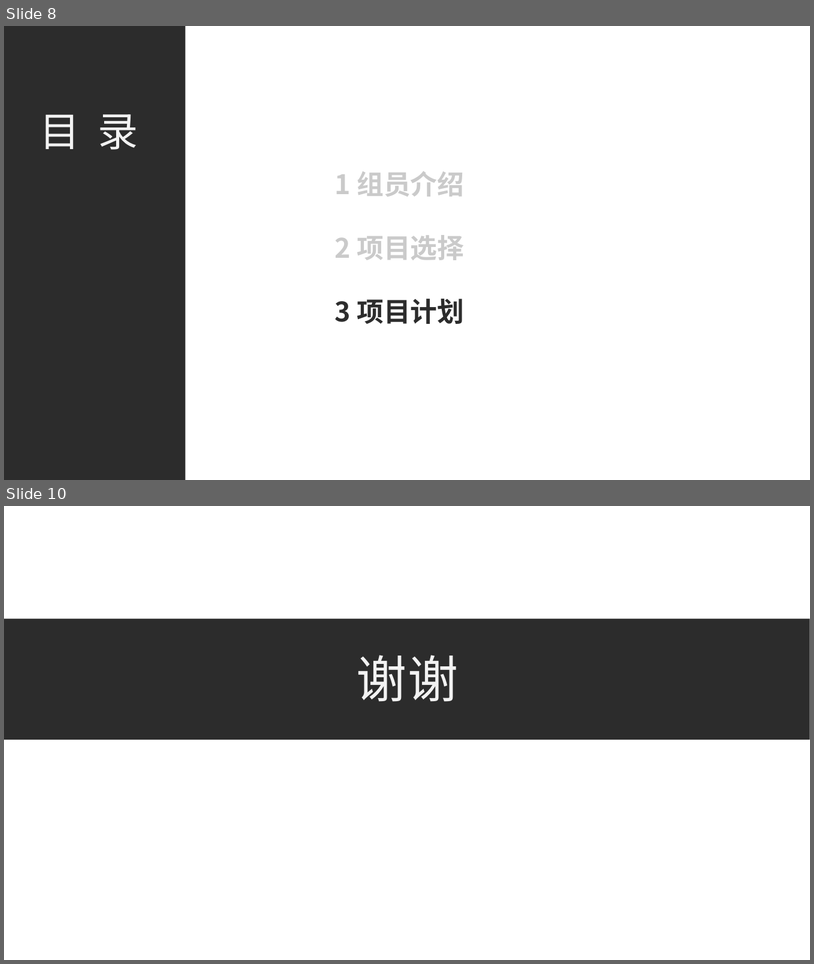
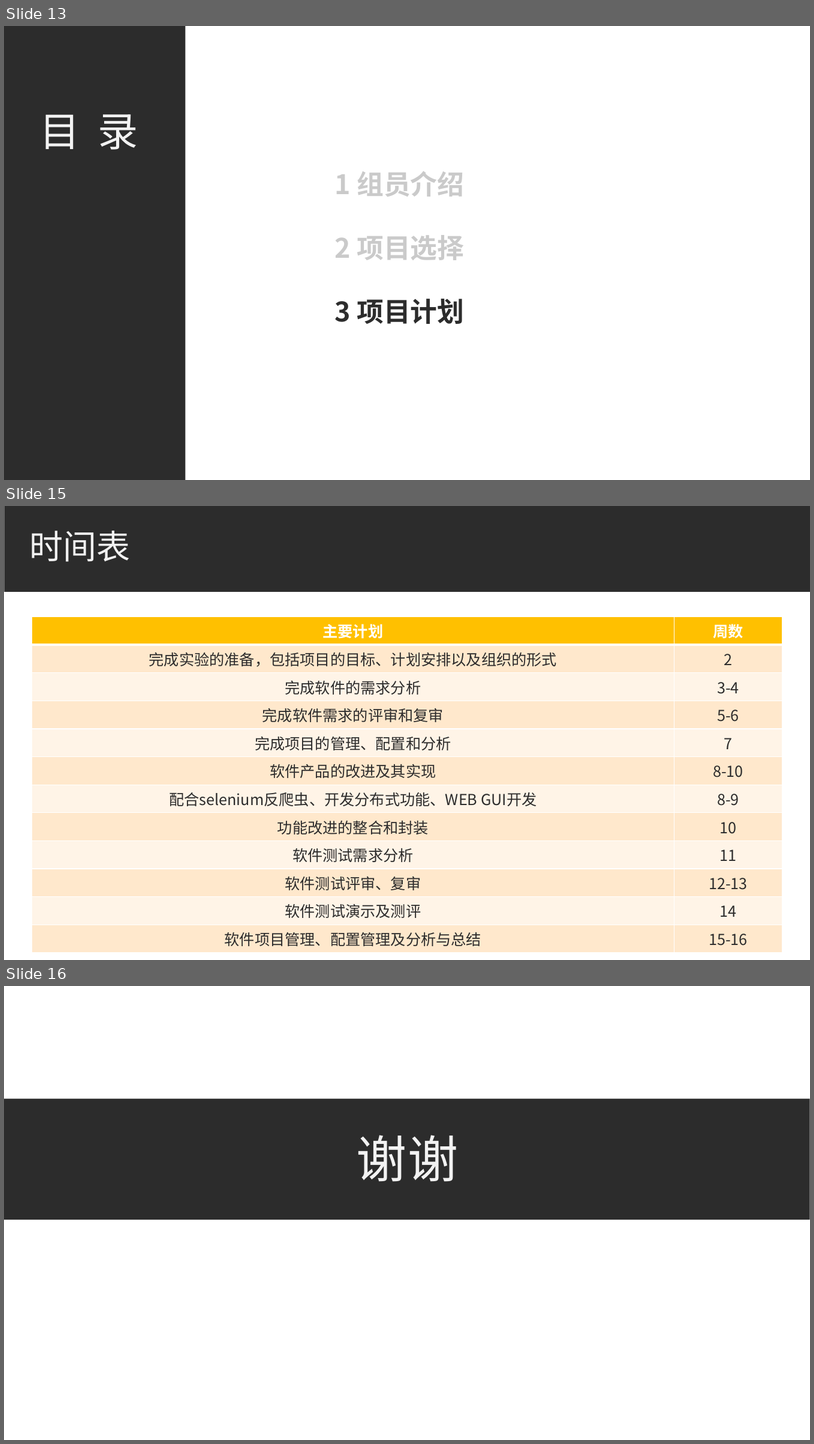
Before and after one commit to bhsei/20_H, a slide deck: 实验准备/汇报ppt.pptx. Shown one above the other, each under a label of ours: slides 8 and 10 before the commit, slides 13, 15 and 16 after it; the slides between them are not shown. The pictures are 814x964 and 814x1444 pixels, drawn with LibreOffice and Linux fonts; fonts in the diff are those of the drawing. Boxes give left, top, right and bottom in pixels: in the first picture for what was removed or moved away, otherwise in the second. Text is boxed around its words. In the diff, an @@ line names an element or a change of style, - is before the commit and + after.

```diff
--- a/实验准备/汇报ppt.pptx
+++ b/实验准备/汇报ppt.pptx
@@ slide 15 added at <box>4,506,810,960</box>, background #FFFFFF @@
@@ rectangle added at <box>4,506,810,592</box>, fill #2C2C2C @@
@@ title added at <box>30,531,131,562</box>, 40 pt, text #F2F2F2 @@
+时间表
@@ table added at <box>32,617,783,948</box>, 12 rows, 2 columns @@
+主要计划 | 周数
+完成实验的准备，包括项目的目标、计划安排以及组织的形式 | 2
+完成软件的需求分析 | 3-4
+完成软件需求的评审和复审 | 5-6
+完成项目的管理、配置和分析 | 7
+软件产品的改进及其实现 | 8-10
+配合selenium反爬虫、开发分布式功能、WEB GUI开发 | 8-9
+功能改进的整合和封装 | 10
+软件测试需求分析 | 11
+软件测试评审、复审 | 12-13
+软件测试演示及测评 | 14
+软件项目管理、配置管理及分析与总结 | 15-16
@@ what was slide 8 is now slide 13 @@
@@ what was slide 10 is now slide 16 @@
```
Also in this commit, not shown: 4 slides changed, 5 other slides added.
